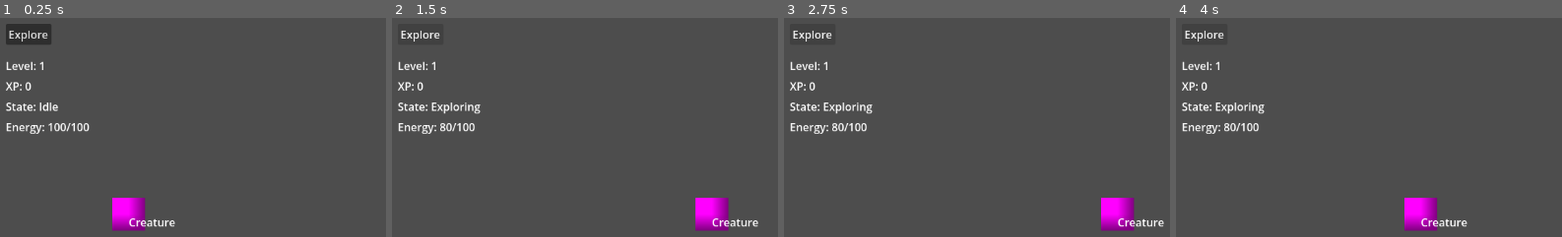
Above: before the commit, frames 1-4 (left to right).
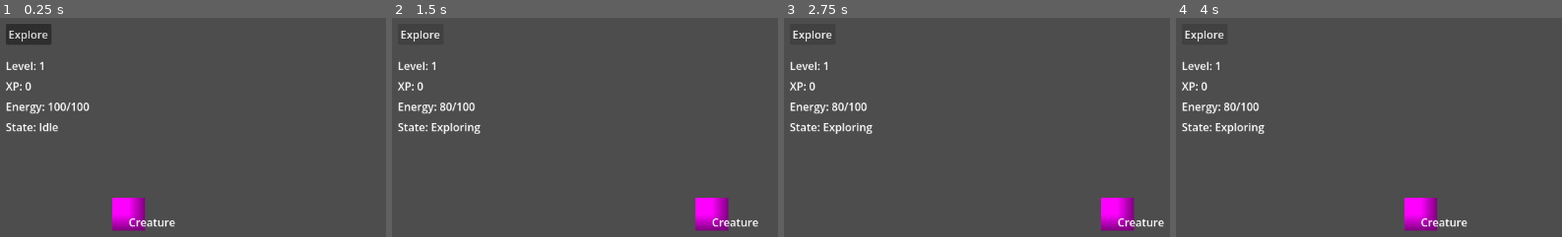
Above: after the commit, the same moments.

Repository: Radhika-15-Agarwal/CreatureGame
Game: Godot game, scene res://scenes/main.tscn
Same seed, same stepped clock (60 frames per second), same inputs: the game is played once before the commit and once after it.
Inputs:
- Up to frame 1 (0.25 s): no input
- Up to frame 2 (1.5 s): click "Explore" at 0.5 s; click "Explore" at 1.25 s
- Up to frame 3 (2.75 s): click "Explore" at 2 s
- Up to frame 4 (4 s): tap Enter at 2.75 s; tap Space at 3.5 s

The runs differ from the first frame. In frame 1, 1.1% of the frame differs, in the area x 1-24%, y 38-53%; in frame 2, 1.2%, in the area x 1-23%, y 38-53%; in frame 3, 1.2%; in frame 4, 1.2%.

Commit message:
Add energy regeneration

Diff:
--- a/scenes/main.tscn
+++ b/scenes/main.tscn
@@ -48,16 +48,16 @@
 
 [node name="StateLabel" type="Label" parent="CanvasLayer" unique_id=458005401]
 offset_left = 20.0
-offset_top = 130.0
+offset_top = 160.0
 offset_right = 98.0
-offset_bottom = 153.0
+offset_bottom = 183.0
 text = "State: Idle"
 
 [node name="EnergyLabel" type="Label" parent="CanvasLayer" unique_id=1443942606]
 offset_left = 20.0
-offset_top = 160.0
+offset_top = 130.0
 offset_right = 143.0
-offset_bottom = 183.0
+offset_bottom = 153.0
 text = "Energy: 100/100"
 
 [connection signal="pressed" from="CanvasLayer/ExploreButton" to="." method="_on_explore_button_pressed"]
--- a/scripts/creature.gd
+++ b/scripts/creature.gd
@@ -2,12 +2,15 @@
 
 var xp := 0
 var level := 1
-var energy := 100
-var max_energy := 100
+var energy := 100.0
+var max_energy := 100.0
 
 var exploring := false
 
 var home_position : Vector2
+
+var energy_cost := 20.0
+var energy_recovery_rate := 0.5
 
 signal stats_changed
 
@@ -31,7 +34,7 @@
 		return
 
 	exploring = true
-	energy -= 20
+	energy -= energy_cost
 	stats_changed.emit()
 
 	print("Creature left to explore")
@@ -57,3 +60,13 @@
 
 func _ready():
 	home_position = position
+
+func _process(delta):
+	if exploring:
+		return
+
+	if energy < max_energy:
+		energy += delta * energy_recovery_rate
+		energy = min(energy, max_energy)
+
+		stats_changed.emit()
--- a/scripts/main.gd
+++ b/scripts/main.gd
@@ -24,6 +24,6 @@
 		state_label.text = "State: Idle"
 
 	energy_label.text = "Energy: %d/%d" % [
-		creature.energy,
-		creature.max_energy
+		int(creature.energy),
+		int(creature.max_energy)
 	]
